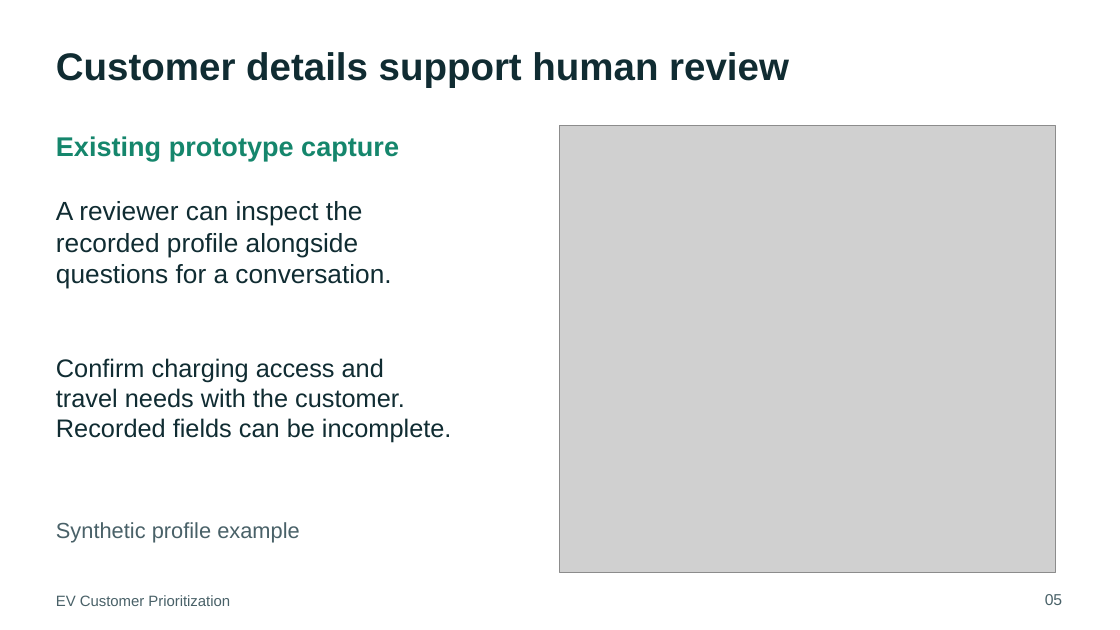
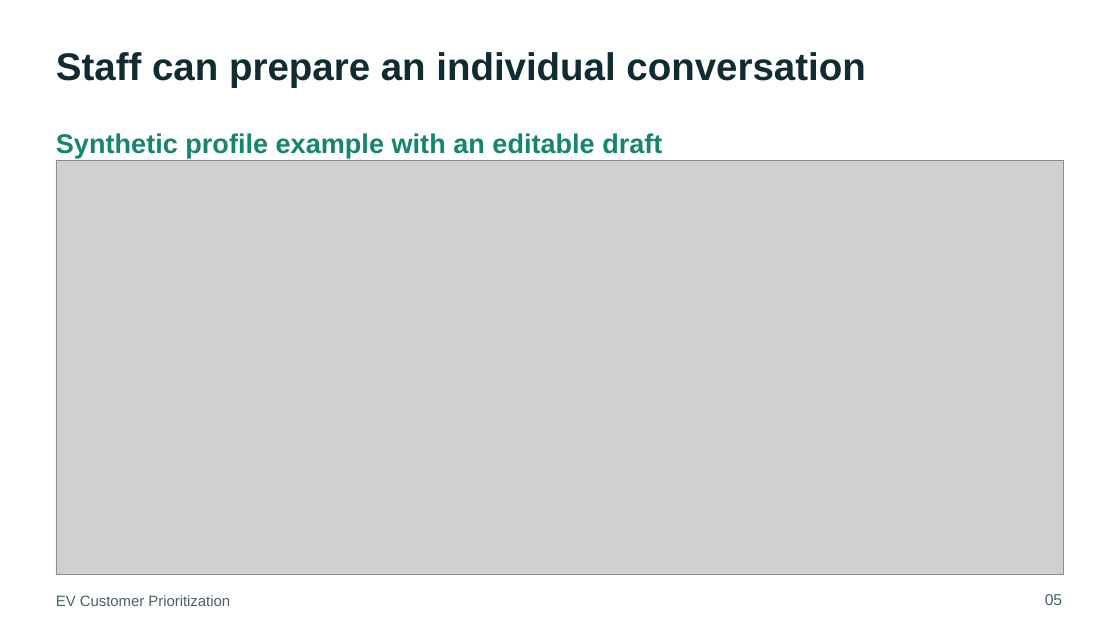
Before and after one commit to Nuquynhchaunguyen/ev-customer-prioritization, a slide deck: slide 5 of docs/P1_edit/EV_Customer_Prioritization_Stakeholder_Presentation.pptx. Drawn at 1120x630 pixels with LibreOffice and Linux fonts; fonts in the diff are those of the drawing; grey boxes stand for pictures. Boxes give left, top, right and bottom in pixels: in the first picture for what was removed or moved away, otherwise in the second. Text is boxed around its words. In the diff, an @@ line names an element or a change of style, - is before the commit and + after.

Commit message:
Add editable customer conversation guides and shortlist exports

```diff
--- a/docs/P1_edit/EV_Customer_Prioritization_Stakeholder_Presentation.pptx
+++ b/docs/P1_edit/EV_Customer_Prioritization_Stakeholder_Presentation.pptx
@@ text at box(56, 52, 865, 88): text changed @@
-Customer details support human review
+Staff can prepare an individual conversation
@@ text at box(56, 133, 662, 158): text changed @@
-Existing prototype capture
+Synthetic profile example with an editable draft
@@ picture removed at box(560, 125, 1055, 572) @@
@@ picture added at box(56, 160, 1065, 576) @@
@@ text removed at box(56, 201, 391, 289) @@
-A reviewer can inspect the
-recorded profile alongside
-questions for a conversation.
@@ text removed at box(56, 358, 451, 443) @@
-Confirm charging access and
-travel needs with the customer.
-Recorded fields can be incomplete.
@@ text removed at box(56, 522, 299, 543) @@
-Synthetic profile example
```
Also in this commit, not shown: 3 other slides changed, 8 other files.
